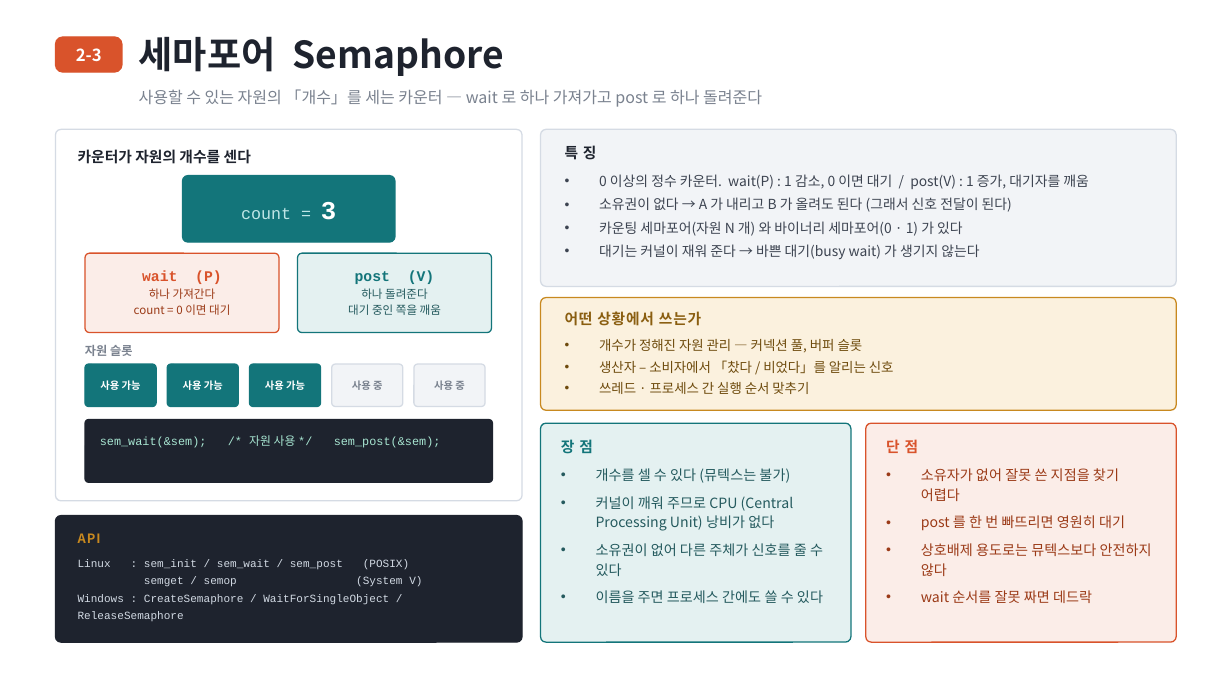
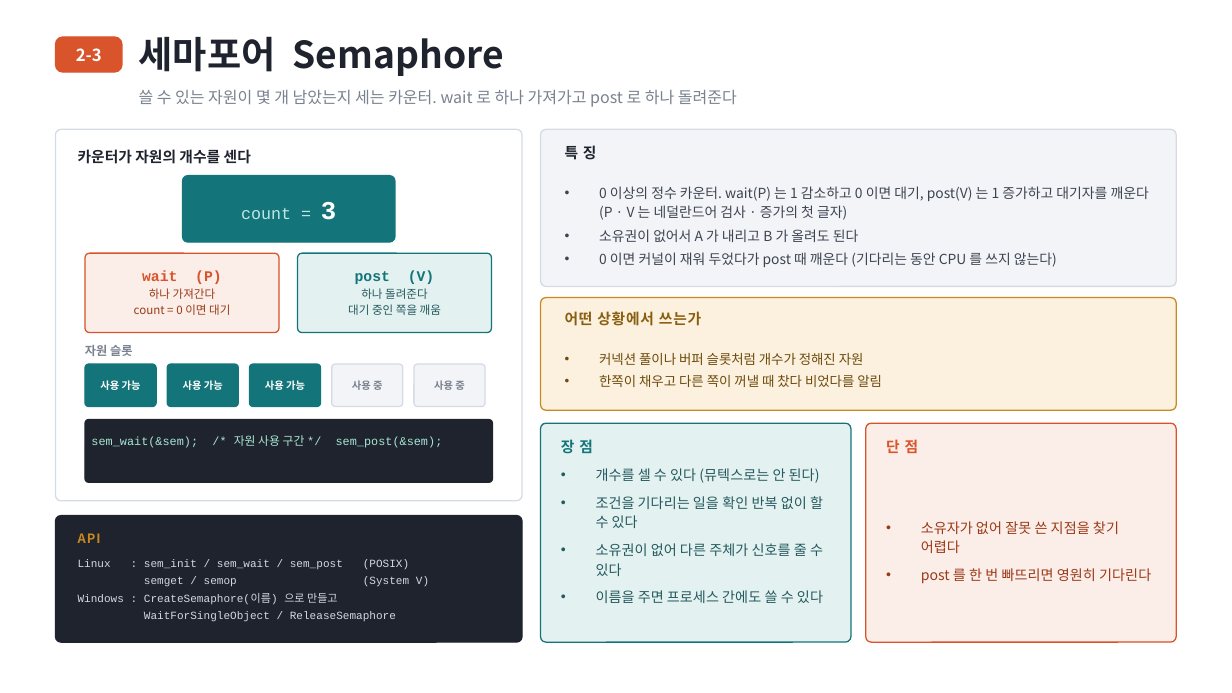
Before and after one commit to harley-hwan/IpcProc, a slide deck: slide 13 of ref/발표자료/IPC_발표자료.pptx. Drawn at 1232x693 pixels with LibreOffice and Linux fonts; fonts in the diff are those of the drawing. Boxes give left, top, right and bottom in pixels: in the first picture for what was removed or moved away, otherwise in the second. Text is boxed around its words. In the diff, an @@ line names an element or a change of style, - is before the commit and + after.

Commit message:
발표자료 2-3 장 정비 및 용어 정리
- 뮤텍스/세마포어 장을 핵심 위주로 다시 쓰고 장별 별첨 추가
- 슬라이드 항목을 대본이 모두 짚도록 양쪽 정렬
- 바쁜 대기 설명 정정: 뮤텍스도 커널이 재워 줌, 조건 대기 오용 시에만 발생
- 11장 비교표에 데이터 단위/복사 횟수/용량 근거 명시
- 12장 CRITICAL_SECTION, Named Mutex 실제 호출 순서 추가
- 생산자/소비자 대신 송신/수신 으로 용어 통일
- 각 장 하단 예상 질문 45항목

```diff
--- a/ref/발표자료/IPC_발표자료.pptx
+++ b/ref/발표자료/IPC_발표자료.pptx
@@ text at <box>139,90,737,107</box>: text changed @@
-사용할 수 있는 자원의 「개수」를 세는 카운터 — wait 로 하나 가져가고 post 로 하나 돌려준다
+쓸 수 있는 자원이 몇 개 남았는지 세는 카운터. wait 로 하나 가져가고 post 로 하나 돌려준다
@@ text at <box>599,186,1149,267</box>: text changed @@
-• 0 이상의 정수 카운터. wait(P) : 1 감소, 0 이면 대기 / post(V) : 1 증가, 대기자를 깨움
-• 소유권이 없다 → A 가 내리고 B 가 올려도 된다 (그래서 신호 전달이 된다)
-• 카운팅 세마포어(자원 N 개) 와 바이너리 세마포어(0 · 1) 가 있다
-• 대기는 커널이 재워 준다 → 바쁜 대기(busy wait) 가 생기지 않는다
+• 0 이상의 정수 카운터. wait(P) 는 1 감소하고 0 이면 대기, post(V) 는 1 증가하고 대기자를 깨운다 (P · V 는 네덜란드어 검사 · 증가의 첫 글자)
+• 소유권이 없어서 A 가 내리고 B 가 올려도 된다
+• 0 이면 커널이 재워 두었다가 post 때 깨운다 (기다리는 동안 CPU 를 쓰지 않는다)
@@ vertical alignment top to middle in 3 elements at <box>921,521,1151,584</box>, <box>599,186,1149,267</box>, <box>599,353,882,387</box> @@
@@ text at <box>599,353,882,387</box>: text changed @@
-• 개수가 정해진 자원 관리 — 커넥션 풀, 버퍼 슬롯
-• 생산자 – 소비자에서 「찼다 / 비었다」를 알리는 신호
-• 쓰레드 · 프로세스 간 실행 순서 맞추기
+• 커넥션 풀이나 버퍼 슬롯처럼 개수가 정해진 자원
+• 한쪽이 채우고 다른 쪽이 꺼낼 때 찼다 비었다를 알림
@@ text at <box>91,435,443,448</box>: text changed @@
-sem_wait(&sem); /* 자원 사용 */ sem_post(&sem);
+sem_wait(&sem); /* 자원 사용 구간 */ sem_post(&sem);
@@ text at <box>596,468,823,528</box>: text changed @@
-• 개수를 셀 수 있다 (뮤텍스는 불가)
-• 커널이 깨워 주므로 CPU (Central Processing Unit) 낭비가 없다
+• 개수를 셀 수 있다 (뮤텍스로는 안 된다)
+• 조건을 기다리는 일을 확인 반복 없이 할 수 있다
@@ text at <box>921,568,1151,584</box>: text changed @@
-• post 를 한 번 빠뜨리면 영원히 대기
-• 상호배제 용도로는 뮤텍스보다 안전하지 않다
-• wait 순서를 잘못 짜면 데드락
+• post 를 한 번 빠뜨리면 영원히 기다린다
@@ text at <box>78,593,396,622</box>: text changed @@
-Windows : CreateSemaphore / WaitForSingleObject / ReleaseSemaphore
+Windows : CreateSemaphore(이름) 으로 만들고
+WaitForSingleObject / ReleaseSemaphore
```
Also in this commit, not shown: 13 other slides changed, 7 other files.
